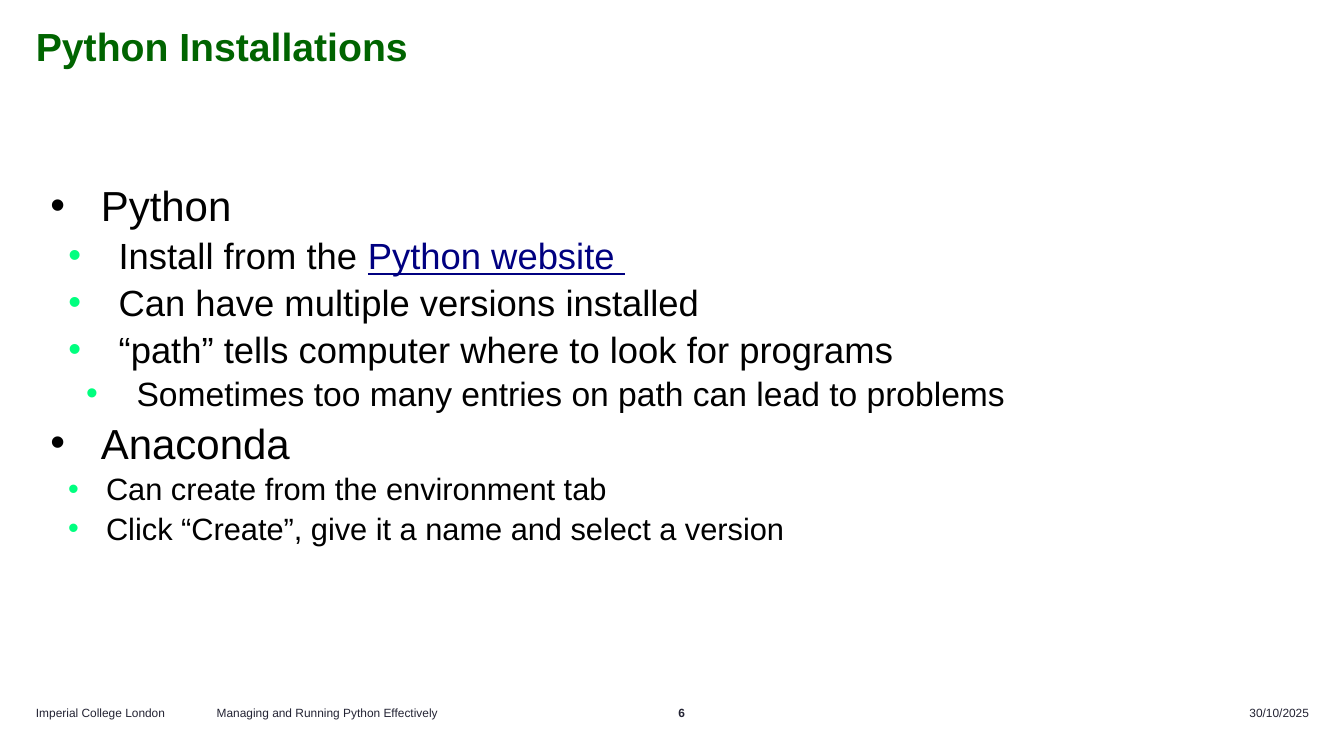
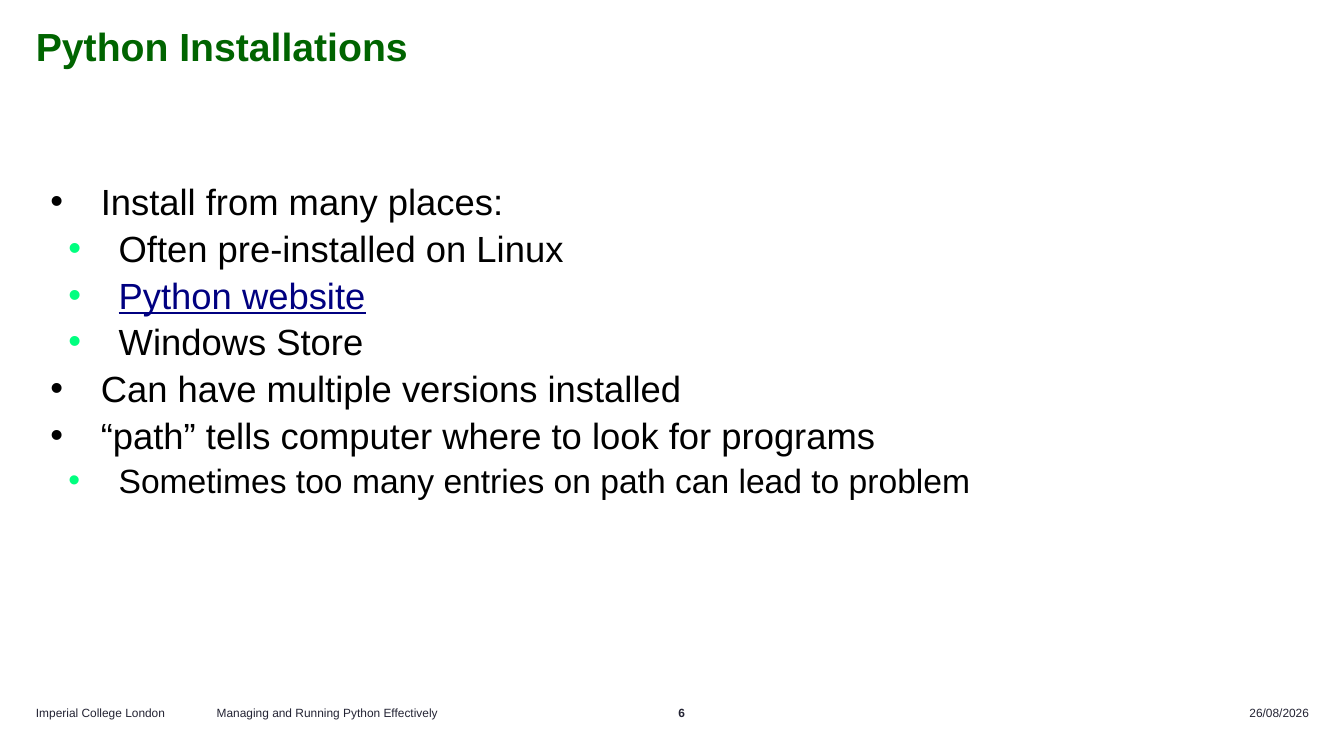
Before and after one commit to ImperialCollegeLondon/RCDS-managing-and-running-python-effectively, a slide deck: slide 6 of Managing and Running Python Effectively.pptx. Drawn at 1344x756 pixels with LibreOffice and Linux fonts; fonts in the diff are those of the drawing. Boxes give left, top, right and bottom in pixels: in the first picture for what was removed or moved away, otherwise in the second. Text is boxed around its words. In the diff, an @@ line names an element or a change of style, - is before the commit and + after.

```diff
--- a/Managing and Running Python Effectively.pptx
+++ b/Managing and Running Python Effectively.pptx
@@ text at <box>101,188,563,356</box>: text changed @@
-• Python
-    • Install from the Python website
+  • Install from many places:
+    • Often pre-installed on Linux
+    • Python website
+    • Windows Store
@@ text at <box>101,375,875,456</box>: list level 3 to 2 in "Can have multiple versions installed"; list level 3 to 2 in "“path” tells computer where to ..." @@
@@ text at <box>119,468,970,500</box>: text changed; size 22 to 24 pt @@
-      • Sometimes too many entries on path can lead to problems
-• Anaconda
-    • Can create from the environment tab
-    • Click “Create”, give it a name and select a version
+    • Sometimes too many entries on path can lead to problem
@@ text at <box>1249,708,1309,717</box>: text changed @@
-30/10/2025
+26/08/2026
```
Also in this commit, not shown: 26 other slides changed, 6 slides removed, 4 other files.
